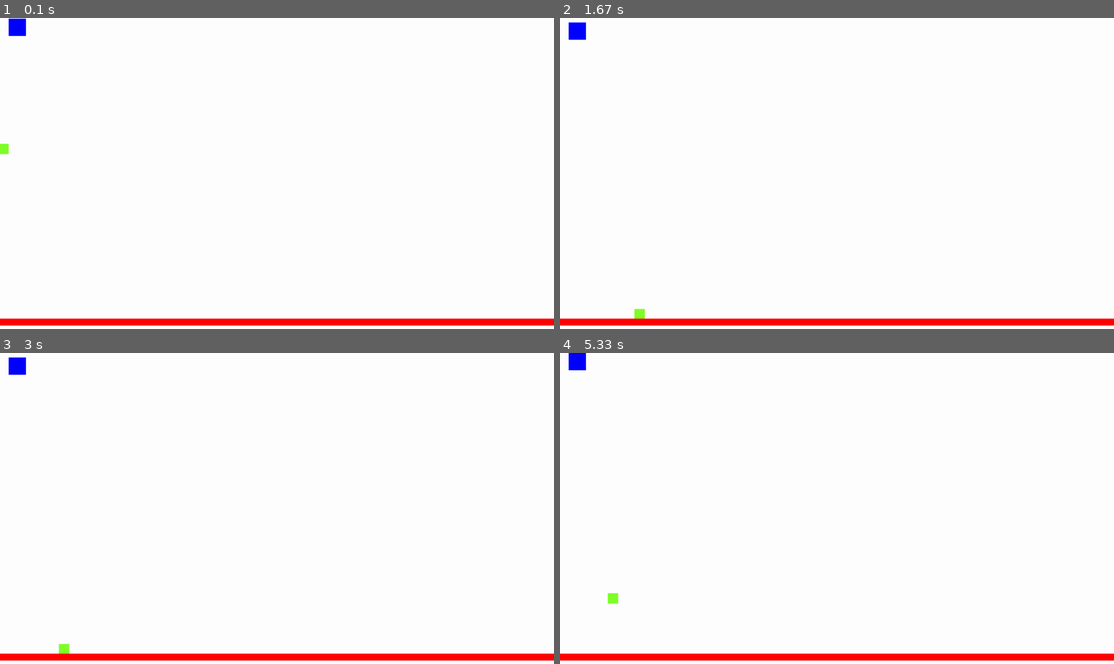
Above: before the commit, frames 1-4 (two rows, left to right).
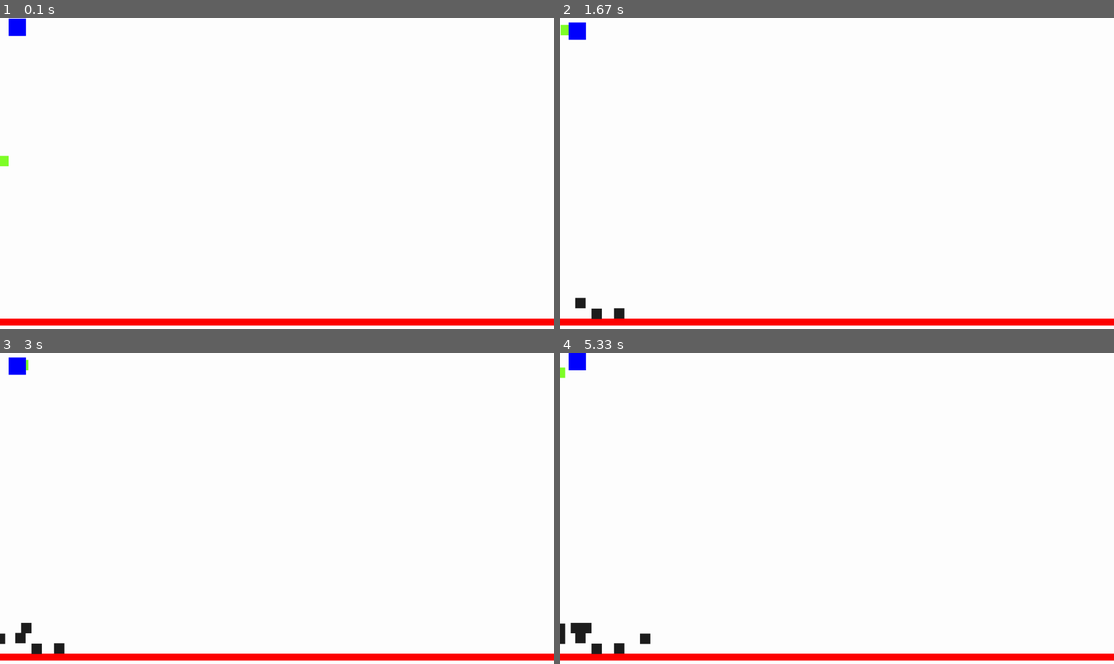
Above: after the commit, the same moments.

Repository: coinmoles/pygame-jam
Game: pygame game, started from main.py
The game is run twice, just before and just after one commit, with the same random seed, the same clock (stepped at 60 frames per second) and the same inputs.
Inputs:
- Up to frame 1 (0.1 s): no input
- Up to frame 2 (1.67 s): hold Right 0.33-0.8 s; hold Right 0.83-1.3 s; hold Left from 1.33 s (still down)
- Up to frame 3 (3 s): release Left at 1.87 s; hold Left 1.9-2.3 s; hold Right 2.33-2.97 s
- Up to frame 4 (5.33 s): hold Left 3-3.47 s; hold Right 3.5-3.97 s; tap Space at 3.57, 3.87, 4.07, 4.37, 4.57, 4.87, 5.13 s; hold Right 4-4.47 s; hold Left 4.5-5.03 s; hold Left from 5.07 s (still down)

The runs differ from the first frame. In frame 1, 0.1% of the frame differs, in the area x 0-2%, y 40-48%; in frame 2, 0.3%; in frame 3, 0.4%; in frame 4, 0.6%, in the area x 0-17%, y 4-97%.

Commit message:
added corpse

Diff:
--- a/Entity/Corpse.py
+++ b/Entity/Corpse.py
@@ -1,4 +1,5 @@
-from Platform.Platform import Platform
+from Entity.Platform import Platform
 
 class Corpse(Platform):
-    def __init__(self):
+    def __init__(self, size, center):
+        super().__init__(size, (30,30,30), center)
--- a/Entity/Platform.py
+++ b/Entity/Platform.py
@@ -3,5 +3,5 @@
 
 
 class Platform(Entity):
-    def __init__(self):
-        super().__init__((SCREEN.width, 20), (255, 0, 0), (SCREEN.width / 2, SCREEN.height - 10))
+    def __init__(self, size, color, center):
+        super().__init__(size, color, center)
--- a/Entity/Player.py
+++ b/Entity/Player.py
@@ -1,4 +1,5 @@
 from Entity.Entity import Entity
+from Entity.Corpse import Corpse
 from constants import SCREEN
 from pygame.math import Vector2
 import pygame as pg
@@ -15,13 +16,11 @@
 
         self.scene = scene
 
-        self.pos = Vector2((10, 385))
-        self.vel = Vector2(0, 0)
-        self.acc = Vector2(0, 0)
-        self.spawn_point = (30, 30)
+        self.spawn_point = Vector2(30, 30)
         self.ability = None
 
         self.grounded = True
+        self.is_dead = False
 
     def move(self):
         pressed_keys = pg.key.get_pressed()
@@ -44,6 +43,9 @@
             self.vel.y = -15
 
     def update(self):
+        if self.pos.y > 800: #조건 변경 필요
+            self.is_dead = True
+
         if self.grounded:
             self.acc.x += self.vel.x * GROUND_FRIC
         else:
@@ -61,5 +63,14 @@
         else:
             self.grounded = False
 
-    def dead(self):
-        pass
+    def spawn_corpse(self):
+        corpse = Corpse(self.rect.size, self.pos)
+        return corpse
+
+    def die(self):
+        corpse = self.spawn_corpse()
+
+        self.pos = self.spawn_point.copy()
+        self.is_dead = False
+
+        return corpse
--- a/Maps/map1.py
+++ b/Maps/map1.py
@@ -1,3 +1,4 @@
 from Entity.Platform import Platform
+from constants import SCREEN
 
-Map1 = [Platform()]
+Map1 = [Platform((SCREEN.width, 20), (255, 0, 0), (SCREEN.width / 2, SCREEN.height - 10))]
--- a/Scene/GameScene.py
+++ b/Scene/GameScene.py
@@ -3,6 +3,7 @@
 from Entity.Player import Player
 from Entity.Platform import Platform
 from Entity.Item import Item
+from constants import SCREEN
 
 
 class GameScene(Scene):
@@ -12,7 +13,7 @@
         self.items = pg.sprite.Group()
 
         self.player = Player(self)
-        platform = Platform()
+        platform = Platform((SCREEN.width, 20), (255, 0, 0), (SCREEN.width / 2, SCREEN.height - 10))
         item = Item((50, 50), (0, 0, 255), (50, 50))
 
         self.platforms.add(platform)
@@ -26,6 +27,10 @@
         self.player.move()
         for entity in self.entityList:
             entity.update()
+        if self.player.is_dead:
+            corpse = self.player.die()
+            self.entityList.add(corpse)
+            self.platforms.add(corpse)
 
     def handle_event(self, event):
         super().handle_event(event)
